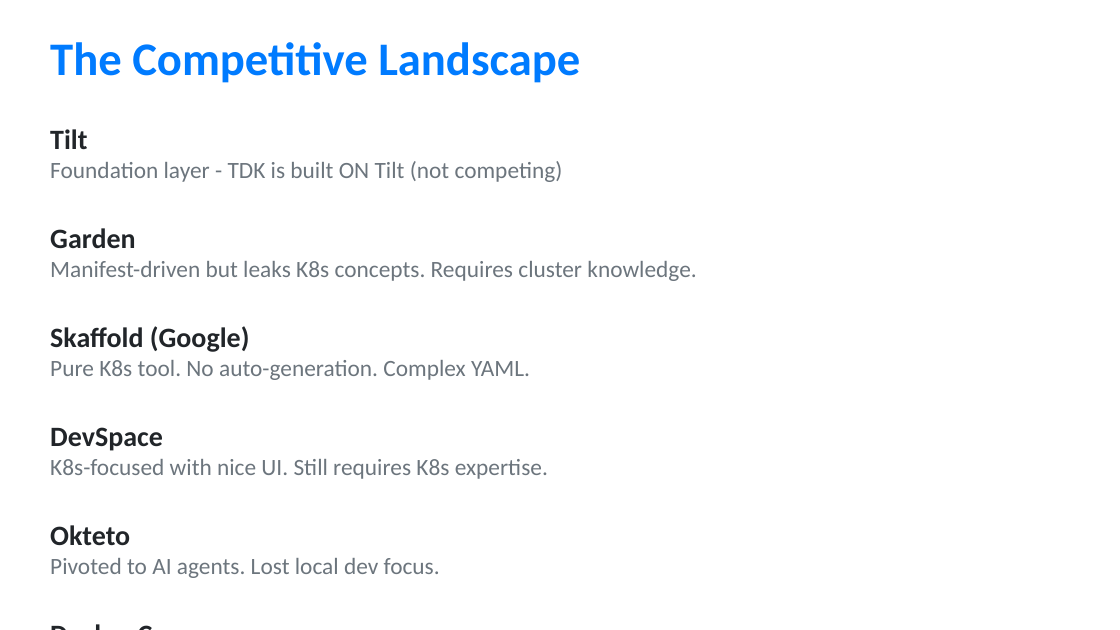
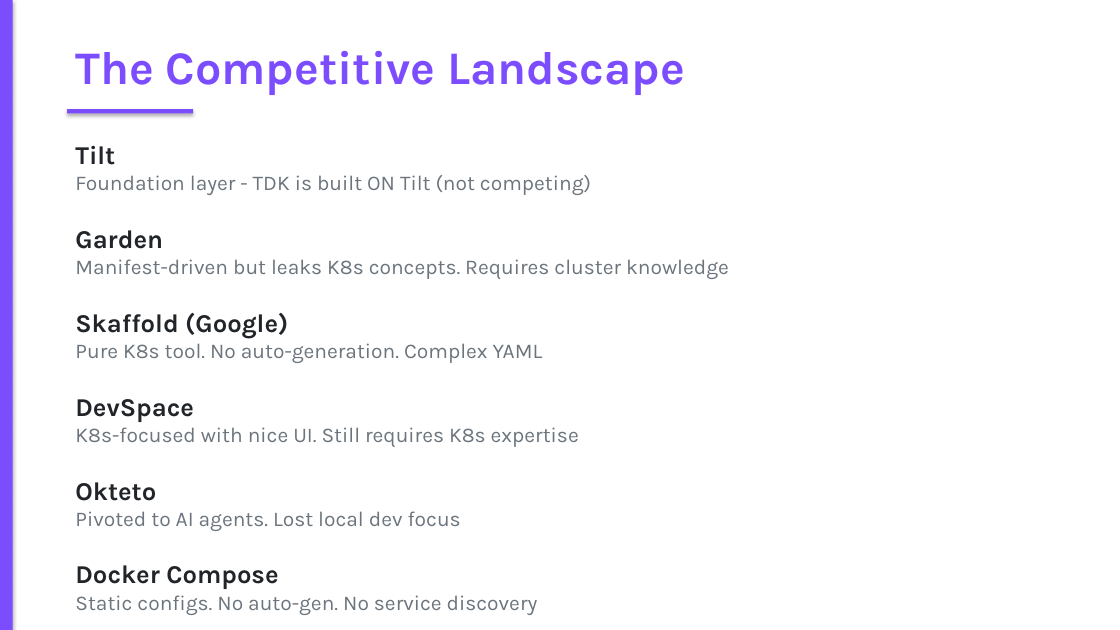
Before and after one commit to AK-Lmn/tdk-cli-core, a slide deck: slide 4 of TDK_CLI_Competitive_Positioning.pptx. Drawn at 1120x630 pixels with LibreOffice and Linux fonts; fonts in the diff are those of the drawing. Boxes give left, top, right and bottom in pixels: in the first picture for what was removed or moved away, otherwise in the second. Text is boxed around its words. In the diff, an @@ line names an element or a change of style, - is before the commit and + after.

```diff
--- a/TDK_CLI_Competitive_Positioning.pptx
+++ b/TDK_CLI_Competitive_Positioning.pptx
@@ rectangle added at [0,0,1120,630], fill #FFFFFF @@
@@ rectangle added at [0,0,13,630], fill #7C4DFF @@
@@ text "The Competitive Landscape": place and size @@
-text "The Competitive Landscape" at [50,42,580,83]
+text "The Competitive Landscape" at [75,51,685,95]
@@ text "The Competitive Landscape" at [75,51,685,95]: font Calibri to Karla, text colour #007BFF to #7C4DFF @@
@@ rectangle added at [67,109,193,113], fill #7C4DFF @@
@@ text "Tilt": place and size @@
-text "Tilt" at [50,129,696,578]
+text "Tilt" at [75,146,729,615]
@@ text at [75,146,591,589]: size 24 to 22 pt in "Tilt", "Garden", "Skaffold (Google)", "DevSpace" and 2 more places; font Calibri to Karla in "Tilt", "Foundation layer - TDK is built ON ...", "Garden", "Skaffold (Google)" and 3 more places; size 20 to 18 pt in "Foundation layer - TDK is built ON ..."; less space between paragraphs @@
@@ text at [75,259,729,279]: text changed; size 20 to 18 pt; font Calibri to Karla @@
-Manifest-driven but leaks K8s concepts. Requires cluster knowledge.
+Manifest-driven but leaks K8s concepts. Requires cluster knowledge
@@ text at [75,343,543,363]: text changed; size 20 to 18 pt; font Calibri to Karla @@
-Pure K8s tool. No auto-generation. Complex YAML.
+Pure K8s tool. No auto-generation. Complex YAML
@@ text at [75,427,579,447]: text changed; size 20 to 18 pt; font Calibri to Karla @@
-K8s-focused with nice UI. Still requires K8s expertise.
+K8s-focused with nice UI. Still requires K8s expertise
@@ text at [75,511,461,531]: text changed; size 20 to 18 pt; font Calibri to Karla @@
-Pivoted to AI agents. Lost local dev focus.
+Pivoted to AI agents. Lost local dev focus
@@ text at [75,595,538,615]: text changed; size 20 to 18 pt; font Calibri to Karla @@
-Static configs. No auto-gen. No service discovery.
+Static configs. No auto-gen. No service discovery
```
Also in this commit, not shown: 11 other slides changed.
